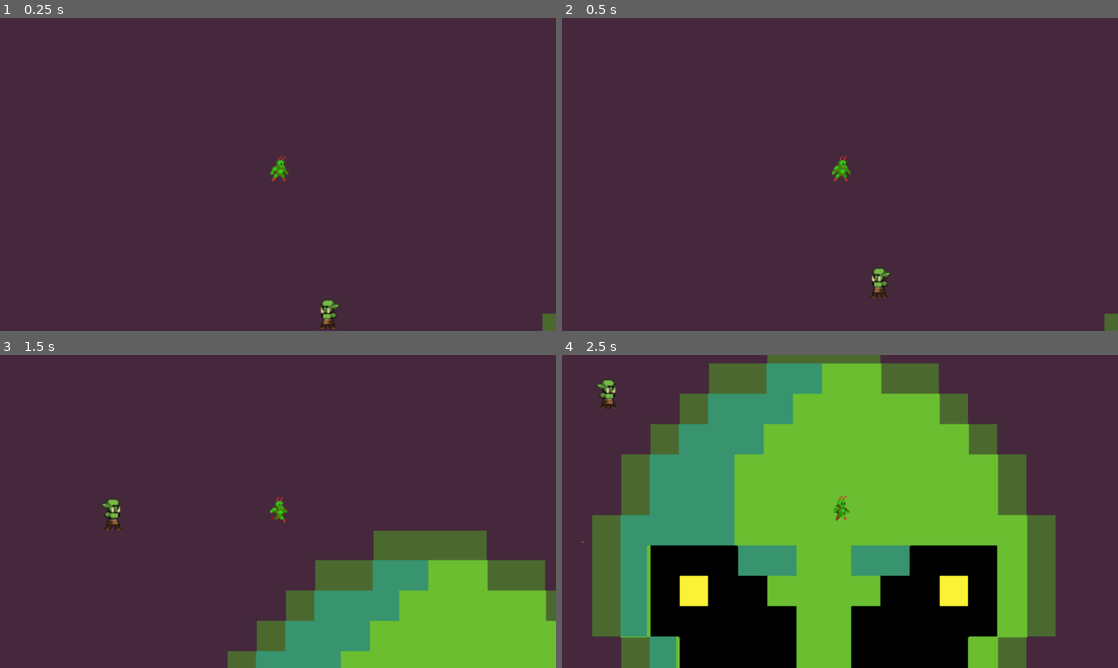
Above: before the commit, frames 1-4 (two rows, left to right).
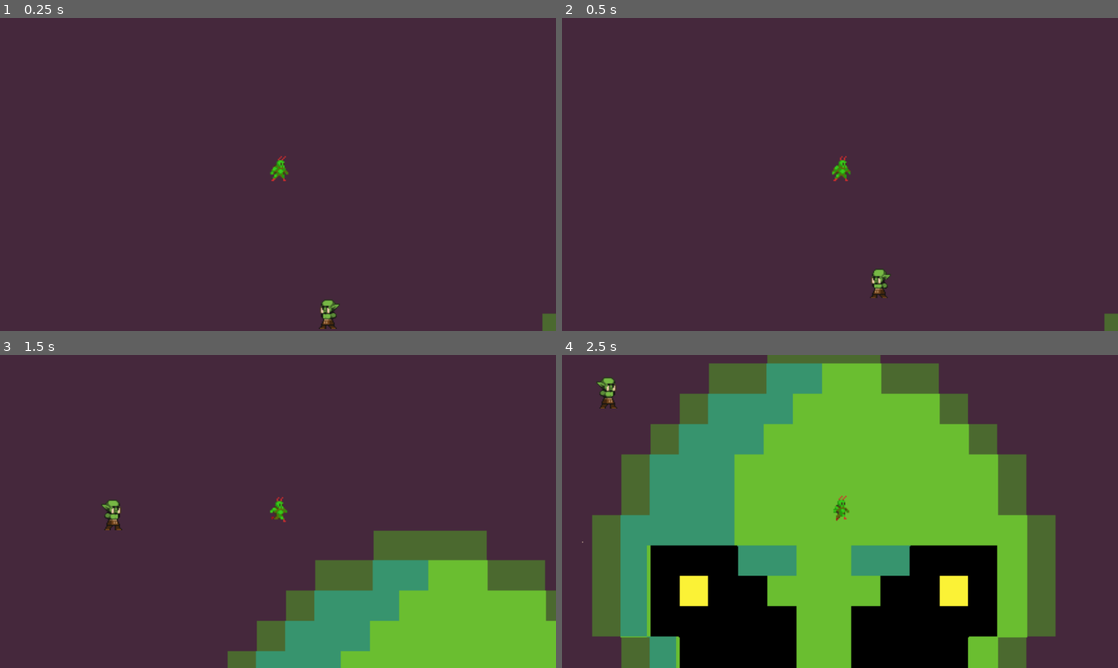
Above: after the commit, the same moments.

Repository: Guilospanck/godot-area25_5
Game: Godot game, scene res://scenes/phase1.tscn
Two runs of this game, one before a commit and one after it. Both use one fixed random seed, a clock stepped at 60 frames per second and the inputs below.
Inputs:
- Up to frame 1 (0.25 s): no input
- Up to frame 2 (0.5 s): no input
- Up to frame 3 (1.5 s): hold D (right) 0.53-1.28 s; tap W (top) at 0.6, 1.35 s; hold S (down) from 1.28 s (still down)
- Up to frame 4 (2.5 s): release S (down) at 2.03 s; hold D (right) from 2.03 s (still down); tap W (top) at 2.1 s

Frame 1 is identical in both runs. In frame 2, 0.1% of the frame differs, in the area x 55-60%, y 79-90%; in frame 3, less than 0.1%; in frame 4, 0.2%, in the area x 6-10%, y 7-17%.

Commit message:
Add hurt and hitboxes to enemy and player

Diff:
--- a/project.godot
+++ b/project.godot
@@ -14,6 +14,10 @@
 run/main_scene="uid://c0g3ubgnys07p"
 config/features=PackedStringArray("4.4", "Forward Plus")
 config/icon="res://icon.svg"
+
+[autoload]
+
+Constants="*res://scripts/constants.gd"
 
 [display]
 
@@ -57,4 +61,3 @@
 2d_physics/layer_2="Enemy"
 2d_physics/layer_3="Ammo"
 2d_physics/layer_4="Walls"
-2d_physics/layer_5="Camera"
--- a/scenes/enemy.tscn
+++ b/scenes/enemy.tscn
@@ -1,8 +1,9 @@
-[gd_scene load_steps=10 format=3 uid="uid://fvuvvumljfyg"]
+[gd_scene load_steps=11 format=3 uid="uid://fvuvvumljfyg"]
 
 [ext_resource type="Script" uid="uid://fhm2tppceqfx" path="res://scripts/enemy.gd" id="1_4ra3w"]
 [ext_resource type="Texture2D" uid="uid://bu4o8dga4ck2r" path="res://assets/textures/Enemy/Idle-Sheet.png" id="1_md0e3"]
 [ext_resource type="PackedScene" uid="uid://ctve6ht6r2nue" path="res://scenes/hitbox_component.tscn" id="2_4ra3w"]
+[ext_resource type="PackedScene" uid="uid://c85bo6c24sfps" path="res://scenes/hurtbox_component.tscn" id="4_5uy6h"]
 
 [sub_resource type="RectangleShape2D" id="RectangleShape2D_5uy6h"]
 size = Vector2(20, 30)
@@ -45,21 +46,34 @@
 
 [node name="Enemy" type="CharacterBody2D"]
 scale = Vector2(0.8, 0.8)
-collision_layer = 3
-collision_mask = 5
+collision_layer = 2
+collision_mask = 0
 script = ExtResource("1_4ra3w")
 
 [node name="CollisionShape2D" type="CollisionShape2D" parent="."]
 position = Vector2(0, 1)
+scale = Vector2(1, 1)
 shape = SubResource("RectangleShape2D_5uy6h")
 
 [node name="AnimatedSprite2D" type="AnimatedSprite2D" parent="."]
 sprite_frames = SubResource("SpriteFrames_ipns3")
 animation = &"idle"
-frame_progress = 0.685922
+frame_progress = 0.0781102
 
 [node name="HitboxComponent" parent="." instance=ExtResource("2_4ra3w")]
+collision_layer = 2
+collision_mask = 1
 
 [node name="CollisionShape2D" type="CollisionShape2D" parent="HitboxComponent"]
 position = Vector2(0, 1)
 shape = SubResource("RectangleShape2D_5uy6h")
+debug_color = Color(0.180392, 0.901961, 0.0901961, 0.419608)
+
+[node name="HurtboxComponent" parent="." instance=ExtResource("4_5uy6h")]
+collision_layer = 2
+collision_mask = 4
+
+[node name="CollisionShape2D" type="CollisionShape2D" parent="HurtboxComponent"]
+position = Vector2(0, 1)
+shape = SubResource("RectangleShape2D_5uy6h")
+debug_color = Color(1, 0.113725, 0.0627451, 0.419608)
--- a/scenes/hitbox_component.tscn
+++ b/scenes/hitbox_component.tscn
@@ -3,4 +3,7 @@
 [ext_resource type="Script" uid="uid://pixntwn5byt4" path="res://scripts/hitbox_component.gd" id="1_0rji1"]
 
 [node name="HitboxComponent" type="Area2D"]
+collision_layer = 0
+collision_mask = 0
+monitorable = false
 script = ExtResource("1_0rji1")
--- /dev/null
+++ b/scenes/hurtbox_component.tscn
@@ -0,0 +1,7 @@
+[gd_scene load_steps=2 format=3 uid="uid://c85bo6c24sfps"]
+
+[ext_resource type="Script" uid="uid://hbjlbcchvlwq" path="res://scripts/hurtbox_component.gd" id="1_n3p7i"]
+
+[node name="HurtboxComponent" type="Area2D"]
+monitoring = false
+script = ExtResource("1_n3p7i")
--- a/scenes/player.tscn
+++ b/scenes/player.tscn
@@ -6,6 +6,10 @@
 [ext_resource type="Texture2D" uid="uid://dx63x4wufmngh" path="res://assets/textures/Alien/Alien_jump.png" id="4_smehm"]
 [ext_resource type="Texture2D" uid="uid://dh46yiyy7ah2b" path="res://assets/textures/Alien/Alien_run.png" id="5_ur7pv"]
 [ext_resource type="PackedScene" uid="uid://ctve6ht6r2nue" path="res://scenes/hitbox_component.tscn" id="6_tuyoq"]
+[ext_resource type="PackedScene" uid="uid://c85bo6c24sfps" path="res://scenes/hurtbox_component.tscn" id="7_fjrip"]
+
+[sub_resource type="RectangleShape2D" id="RectangleShape2D_qlg0r"]
+size = Vector2(13, 20.3333)
 
 [sub_resource type="AtlasTexture" id="AtlasTexture_1jxqw"]
 atlas = ExtResource("2_tuyoq")
@@ -170,12 +174,13 @@
 "speed": 5.0
 }]
 
-[sub_resource type="RectangleShape2D" id="RectangleShape2D_qlg0r"]
-size = Vector2(13, 20.3333)
-
 [node name="Player" type="CharacterBody2D" groups=["player"]]
-collision_mask = 10
+collision_mask = 8
 script = ExtResource("1_qlg0r")
+
+[node name="CollisionShape2D" type="CollisionShape2D" parent="."]
+position = Vector2(0.5, -1.83333)
+shape = SubResource("RectangleShape2D_qlg0r")
 
 [node name="Camera2D" type="Camera2D" parent="."]
 zoom = Vector2(3, 3)
@@ -186,12 +191,18 @@
 frame_progress = 0.0493102
 
 [node name="HitboxComponent" parent="." instance=ExtResource("6_tuyoq")]
-collision_mask = 10
+collision_layer = 1
+collision_mask = 2
 
 [node name="CollisionShape2D" type="CollisionShape2D" parent="HitboxComponent"]
 position = Vector2(0.5, -1.83333)
 shape = SubResource("RectangleShape2D_qlg0r")
-
-[node name="CollisionShape2D" type="CollisionShape2D" parent="."]
+debug_color = Color(0.145098, 0.752941, 0.105882, 0.419608)
+
+[node name="HurtboxComponent" parent="." instance=ExtResource("7_fjrip")]
+collision_mask = 2
+
+[node name="CollisionShape2D" type="CollisionShape2D" parent="HurtboxComponent"]
 position = Vector2(0.5, -1.83333)
 shape = SubResource("RectangleShape2D_qlg0r")
+debug_color = Color(0.937255, 0.121569, 0.0156863, 0.419608)
--- /dev/null
+++ b/scripts/constants.gd
@@ -0,0 +1,10 @@
+extends Node
+
+const NOT_MOVING: Vector2 = Vector2(0, 0)
+
+# Layers and Masks
+const LAYER_0_NONE: int = 0
+const LAYER_1_PLAYER: int = 1
+const LAYER_2_ENEMY: int = 2
+const LAYER_3_AMMO: int = 3
+const LAYER_4_WALLS: int = 4
--- a/scripts/enemy.gd
+++ b/scripts/enemy.gd
@@ -1,21 +1,52 @@
 extends CharacterBody2D
 
 @onready var animated_enemy: AnimatedSprite2D = $AnimatedSprite2D
+@onready var hitbox: HitboxComponent = $HitboxComponent
+@onready var hurtbox: HurtboxComponent = $HurtboxComponent
 
 const SPEED: int = 100
+const DAMAGE: int = 5
 
-var player: CharacterBody2D
+var player: PlayerComponent
 var window_size: Vector2i
+
+# Set the normal and hitbox/hurtbox layers and masks for the Enemy
+func set_masks_and_layers():
+	collision_layer = Constants.LAYER_2_ENEMY
+	collision_mask = Constants.LAYER_0_NONE
+
+	hitbox.collision_layer = Constants.LAYER_2_ENEMY
+	hitbox.collision_mask = Constants.LAYER_1_PLAYER
+
+	hurtbox.collision_layer = Constants.LAYER_2_ENEMY
+	hurtbox.collision_mask = Constants.LAYER_3_AMMO
+
+func connect_signals():
+	hitbox.area_entered.connect(self._on_hitbox_component_area_entered)
+	hitbox.body_entered.connect(self._on_hitbox_component_body_entered)
 
 func _ready() -> void:
 	animated_enemy.play("idle")
+	set_masks_and_layers()
+	connect_signals()
 	player =  get_tree().get_first_node_in_group("player")
 
 func _physics_process(delta: float) -> void:
 	position = position.move_toward(player.global_position, delta * SPEED)
 
+	# flip sprite based on the enemy's position in relation to the player's
 	var deg_angle_to_player_position = global_position.angle_to_point(player.global_position) * 180/PI
-	# the sprite starts facing the other side
+	# the sprite starts facing the other side, hence the negation
 	animated_enemy.flip_h = !(deg_angle_to_player_position < 90 && deg_angle_to_player_position > -90)
 
 	move_and_slide()
+
+################################ Signals ######################################
+func _on_hitbox_component_body_entered(body: PlayerComponent) -> void:
+	print("[ENEMY] on hitbox body entered " + body.name)
+	# TODO: maybe do some hurt animation on the Player
+
+# Hurtbox of the player
+func _on_hitbox_component_area_entered(hurtbox_component: HurtboxComponent) -> void:
+	print(hurtbox_component)
+	hurtbox_component.on_damage(DAMAGE)
--- a/scripts/hitbox_component.gd
+++ b/scripts/hitbox_component.gd
@@ -1,9 +1,3 @@
+# Hitboxes are 'Monitoring'
 class_name HitboxComponent
 extends Area2D
-
-# TODO: add this to a HealthComponent
-@export var health: int = 100
-
-func on_damage(damage: int):
-	health -= damage
-	print("New health is " + str(health))
--- /dev/null
+++ b/scripts/hurtbox_component.gd
@@ -0,0 +1,11 @@
+# Hurtboxes are monitorable
+class_name HurtboxComponent
+extends Area2D
+
+# TODO: add this to a HealthComponent
+@export var health: int = 100
+
+func on_damage(damage: int):
+	print("received " + str(damage))
+	health -= damage
+	print("New health is " + str(health))
--- a/scripts/player.gd
+++ b/scripts/player.gd
@@ -1,10 +1,12 @@
+class_name PlayerComponent
 extends CharacterBody2D
 
 @onready var animated_player: AnimatedSprite2D = $Animations
 @onready var camera: Camera2D = $Camera2D
 @onready var window: Window = get_window()
 
-const NOT_MOVING: Vector2 = Vector2(0, 0)
+@onready var hitbox: HitboxComponent = $HitboxComponent
+@onready var hurtbox: HurtboxComponent = $HurtboxComponent
 
 # TODO: add this to ammo
 # func _on_visible_on_screen_notifier_2d_screen_exited():
@@ -15,6 +17,7 @@
 
 const SPEED: int = 300
 
+# Allows the camera to be clamped by the size of the background
 func set_camera_limits():
 	var window_size: Vector2i = window.content_scale_size
 
@@ -30,16 +33,28 @@
 
 	animated_player.flip_h = input_dir.x < 0
 
-	if input_dir == NOT_MOVING:
+	if input_dir == Constants.NOT_MOVING:
 		animated_player.play("idle")
 	else:
 		animated_player.play("run")
 
 	move_and_slide()
 
+# Set the normal and hitbox/hurtbox layers and masks for the Player
+func set_masks_and_layers():
+	collision_layer = Constants.LAYER_1_PLAYER
+	collision_mask = Constants.LAYER_4_WALLS
+
+	hitbox.collision_layer = Constants.LAYER_1_PLAYER
+	hitbox.collision_mask = Constants.LAYER_2_ENEMY
+
+	hurtbox.collision_layer = Constants.LAYER_1_PLAYER
+	hurtbox.collision_mask = Constants.LAYER_2_ENEMY
+
 func _ready() -> void:
 	animated_player.play("idle")
 	set_camera_limits()
+	set_masks_and_layers()
 
 func _physics_process(_delta: float):
 	process_input()
Not shown: 1 places in scenes/player.tscn that only renumber resources
Not shown, added: scripts/constants.gd.uid
Not shown, added: scripts/hurtbox_component.gd.uid
